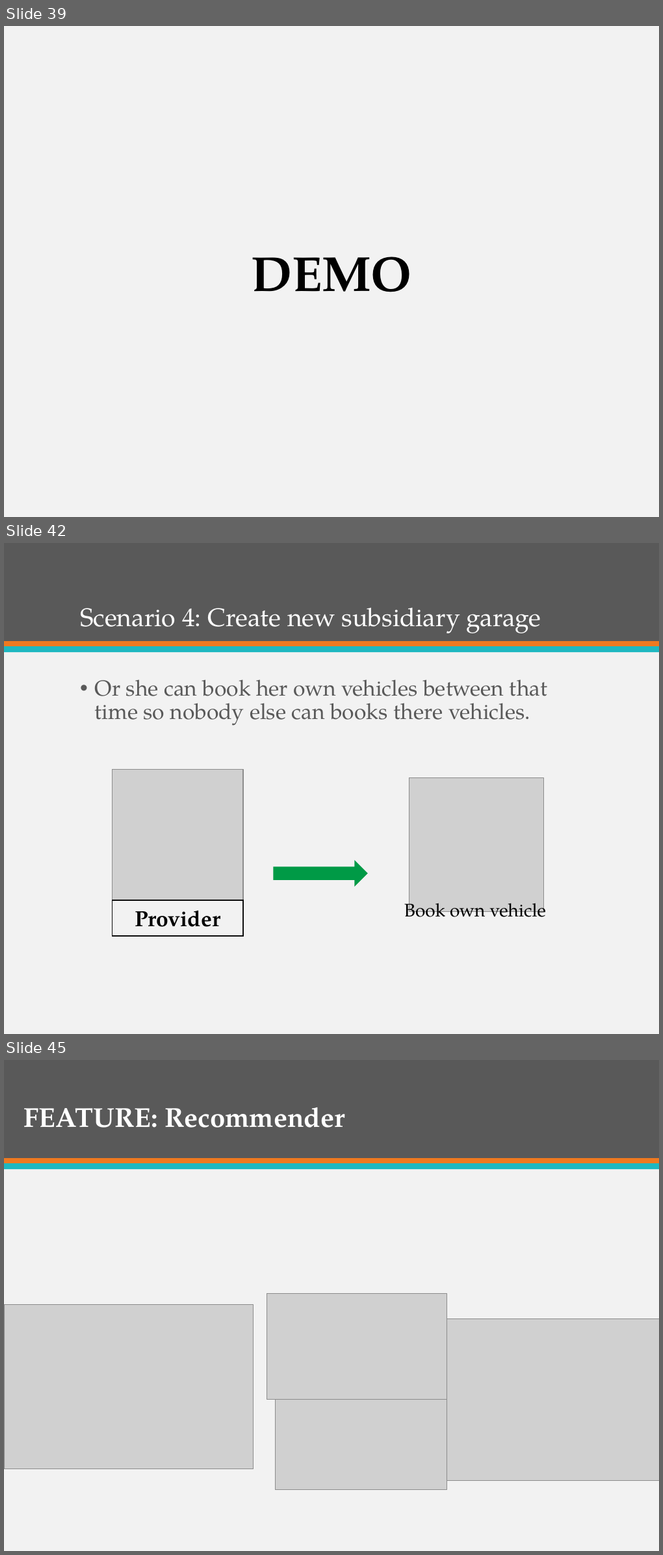
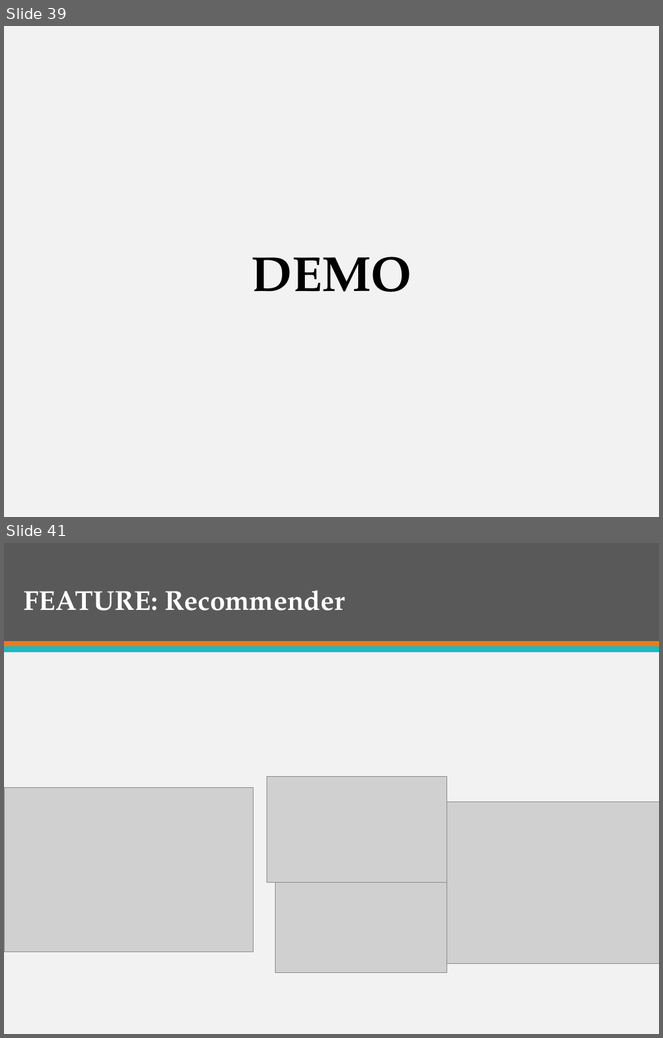
Before and after one commit to firzgard/CarRentalPortal, a slide deck: slide/CAR RENTAL PORTAL-Official.pptx. Shown one above the other, each under a label of ours: slides 39, 42 and 45 before the commit, slides 39 and 41 after it; the slides between them are not shown. The pictures are 663x1555 and 663x1038 pixels, drawn with LibreOffice and Linux fonts; fonts in the diff are those of the drawing; grey boxes stand for pictures. Boxes give left, top, right and bottom in pixels: in the first picture for what was removed or moved away, otherwise in the second. Text is boxed around its words. In the diff, an @@ line names an element or a change of style, - is before the commit and + after.

```diff
--- a/slide/CAR RENTAL PORTAL-Official.pptx
+++ b/slide/CAR RENTAL PORTAL-Official.pptx
@@ slide 42 removed at (x1=4, y1=543, x2=659, y2=1034), background #F2F2F2; not listed: 3 template elements that a slide beside it also shows @@
@@ title removed at (x1=80, y1=607, x2=542, y2=633) @@
-Scenario 4: Create new subsidiary garage
@@ text removed at (x1=95, y1=679, x2=548, y2=726) @@
-• Or she can book her own vehicles between that time so nobody else can books there vehicles.
@@ picture removed at (x1=112, y1=769, x2=243, y2=900) @@
@@ picture removed at (x1=410, y1=778, x2=544, y2=913) @@
@@ right arrow removed at (x1=273, y1=860, x2=367, y2=887) @@
@@ rectangle removed at (x1=112, y1=900, x2=243, y2=936) @@
-Provider
@@ text removed at (x1=404, y1=897, x2=547, y2=917) @@
-Book own vehicle
@@ what was slide 45 is now slide 41 @@
```
Also in this commit, not shown: 1 slide changed, 3 other slides removed.
